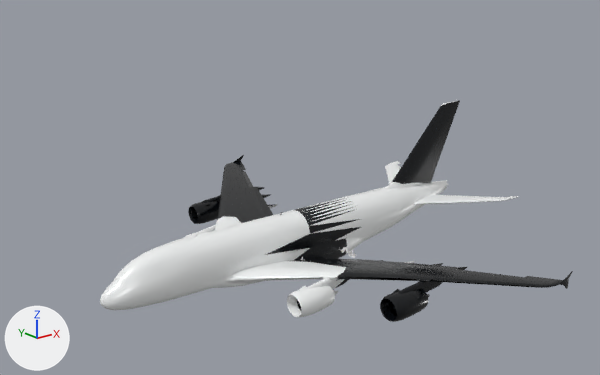
An edit to the glTF model ios/TravelGlobe/Resources/ReplayEngine/assets/aircraft/a380-800/a380-800-lod0.glb, drawn before and after from the same camera.
Rendered twice from a camera (50 mm lens) standing at (-7.36, -9.06, 3.81) and looking at (-0.1, 0.01, 0.18). The lights are fixed; the arrows at lower left show +X, +Y and +Z. The picture after the commit comes second. Where no turn or scale is listed for an object, it has been applied to the vertices. Vertices at exactly the same position are counted once.

Names of what the first picture shows: 'Object_11_material03_0', 'Object_11_material03_0 white wing and stabilizer surfaces', 'Object_5_material00_0', 'Object_5_material00_0 white wing and stabilizer surfaces', 'Object_7_material02_0', 'Object_7_material02_0 white wing and stabilizer surfaces' and 2 more.
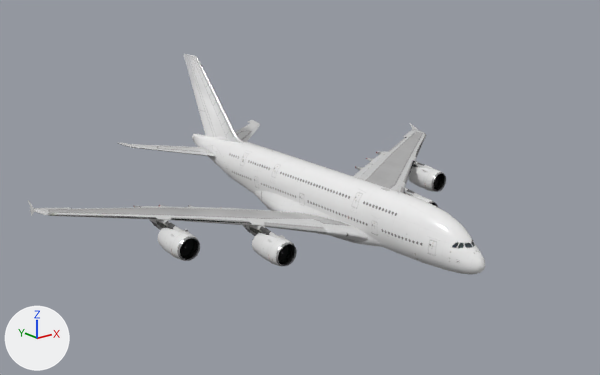
ob_sketchfab_model is not drawn itself; it is the parent of ob_12a84da02cfc45238db70fe39c3cb76cfbx.

What differs and where, as boxes (x1, y1, x2, y2) in the pictures (600 x 375 px):
'Object_5_material00_0', reshaped, moved: before (266, 198, 361, 260); after (193, 134, 485, 274)
'Object_11_material03_0', reshaped, moved: before (188, 161, 563, 321); after (34, 120, 446, 266)
'Object_5_material00_0 white wing and stabilizer surfaces', deleted: before (100, 180, 447, 310)
'Object_7_material02_0', reshaped, moved (9% wider): before (191, 100, 573, 322); after (28, 54, 445, 266)
'Object_11_material03_0 white wing and stabilizer surfaces', deleted: before (195, 161, 518, 317)
'Object_7_material02_0 white wing and stabilizer surfaces', deleted: before (184, 101, 455, 317)
'Object_31_material01_0', moved (not visible before): after (180, 239, 193, 256)
'Object_27_material01_0', moved (not visible before): after (278, 245, 288, 262)
'Object_17_material01_0', moved (not visible afterwards): before (389, 301, 397, 317)
'Object_13_material01_0', moved (not visible before): after (433, 176, 439, 187)
'Object_9_material01_0', moved (not visible before): after (192, 136, 399, 194)
'Object_23_material01_0', moved (not visible afterwards): before (297, 299, 301, 310)
part 1 of me_mesh_0, added: after (296, 165, 485, 274)
part 2 of me_mesh_0, added: after (193, 134, 297, 207)
part 3 of me_mesh_0, recoloured: before (266, 198, 361, 260); after (255, 152, 332, 214)
part 4 of me_mesh_2, added: after (260, 235, 295, 266)
part 5 of me_mesh_2, added (mostly hidden): after (414, 196, 435, 204)
part 6 of me_mesh_2, added: after (252, 233, 269, 258)
part 7 of me_mesh_2, added: after (206, 135, 244, 143)
part 8 of me_mesh_2, recoloured: before (191, 100, 573, 322); after (28, 54, 445, 261)
part 9 of me_mesh_6, added: after (278, 244, 297, 266)
part 10 of me_mesh_6, added: after (171, 160, 424, 241)
part 11 of me_mesh_6, added: after (118, 120, 260, 157)
part 12 of me_mesh_6, recoloured: before (188, 161, 563, 321); after (34, 129, 446, 261)

The edits, one by one:
Picture 'Image_3' (img_image_3) is new.
Picture 'Image_1' (img_image_1) is new.
Picture 'Image_2' (img_image_2) is new.
Picture 'Image_0' (img_image_0) is new.
Material 'material03' (mat_material03) is new.
Its texture is img_image_3.
Its roughness is 0.225.
Material 'material02' (mat_material02) is new.
Uses the picture img_image_1.
Uses the picture img_image_2.
Material 'material00' (mat_material00) is new.
Its texture is img_image_0.
Its roughness is 0.221.
me_mesh_0 is used by ob_object_5_material00_0; parent ob_object_5_1; location (0.0, 0.0, 0.0).
me_mesh_0 had 70 vertices, 68 faces and spanned x -4.2..4.2, y -6.0..2.8, z -11.0..9.4.
me_mesh_0 now has 492 vertices, 892 faces and spans x -4.2..4.2, y -6.0..2.8, z -36.6..34.2.
me_mesh_0 part 1: 299 vertices added at x -3.7..3.7, y -6.0..2.6, z -36.6..-11.0.
me_mesh_0 part 2: 91 vertices added at x -3.4..3.4, y -5.9..2.5, z 7.9..34.2.
me_mesh_0 part 3: 68 faces spanning x -4.2..4.2, y -6.0..2.8, z -11.0..9.4 switch from mat_alien_air_satin_black_fuselage (black #070b10) to mat_material00 (picture img_image_0).
Other edits to the shape of me_mesh_0 do not show in these pictures.
me_mesh_2 is used by ob_object_7_material02_0; parent ob_object_7_1; location (0.0, 0.0, 0.0).
me_mesh_2 had 511 vertices, 732 faces and spanned x -39.8..39.8, y -19.3..3.0, z -6.4..36.6.
me_mesh_2 now has 965 vertices, 1384 faces and spans x -39.8..39.8, y -19.3..3.8, z -20.1..36.6.
me_mesh_2 part 4: a new loose piece of 128 vertices spanning x -16.6..-12.7, y -0.2..3.8, z -14.1..-10.2, in mat_material02.
me_mesh_2 part 5: a new loose piece of 128 vertices spanning x 12.7..16.6, y -0.2..3.8, z -14.1..-10.2, in mat_material02.
me_mesh_2 part 6: a new loose piece of 64 vertices spanning x -16.6..-12.7, y -0.1..3.7, z -10.2..-7.6, in mat_material02.
me_mesh_2 part 7: 32 vertices added at x -1.9..1.9, y -6.5..2.5, z 7.9..26.1.
me_mesh_2 part 8: 732 faces spanning x -39.8..39.8, y -19.3..3.0, z -6.4..36.6 switch from mat_alien_air_satin_black_fuselage (black #070b10) to mat_material02.
Other edits to the shape of me_mesh_2 do not show in these pictures.
me_mesh_6 is used by ob_object_11_material03_0; parent ob_object_11; location (0.0, 0.0, 0.0).
me_mesh_6 had 1976 vertices, 2844 faces and spanned x -39.8..39.8, y -3.0..3.7, z -10.2..14.7.
me_mesh_6 now has 2895 vertices, 4074 faces and spans x -39.8..39.8, y -4.5..3.8, z -35.4..36.2.
me_mesh_6 part 9: the loose piece of 64 vertices spanning x -27.1..-23.8, y -0.9..2.5, z -6.0..0.4 is copied, and the copy is scaled about its middle by (1, 0.999, 0.586), then moved by (10.9, 1.1, -9.3), in mat_material03 (picture img_image_3); it spans x -16.3..-13.0, y 0.2..3.5, z -14.1..-10.2.
me_mesh_6 part 10: 438 vertices added at x -16.6..17.6, y -1.5..3.7, z -18.3..7.4.
me_mesh_6 part 11: 60 vertices added at x -15.2..15.2, y -4.5..-1.8, z 22.3..36.2.
me_mesh_6 part 12: 2820 faces spanning x -39.8..39.8, y -3.0..3.7, z -10.2..14.7 switch from mat_alien_air_satin_black_fuselage (black #070b10) to mat_material03 (picture img_image_3).
Other edits to the shape of me_mesh_6 do not show in these pictures.
In object 'Sketchfab_model' (ob_sketchfab_model), parent is no longer ob_a380_800_alien_air_livery.
Object 'Object_5_material00_0 white wing and stabilizer surfaces' (ob_object_5_material00_0_white_wing_and_stabilizer_surfaces) is deleted.
Object 'Object_7_material02_0 white wing and stabilizer surfaces' (ob_object_7_material02_0_white_wing_and_stabilizer_surfaces) is deleted.
Object 'Object_11_material03_0 white wing and stabilizer surfaces' (ob_object_11_material03_0_white_wing_and_stabilizer_surfaces) is deleted.
